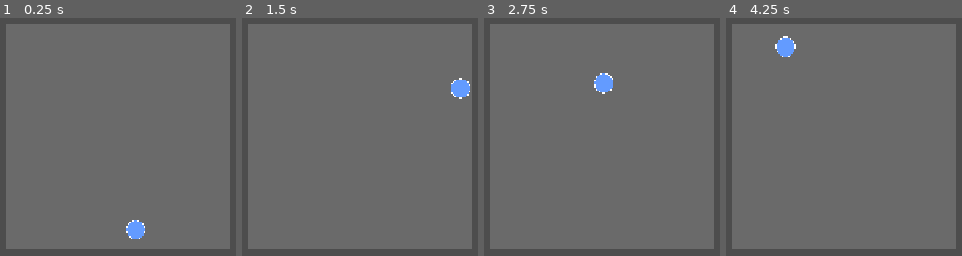
Above: before the commit, frames 1-4 (left to right).
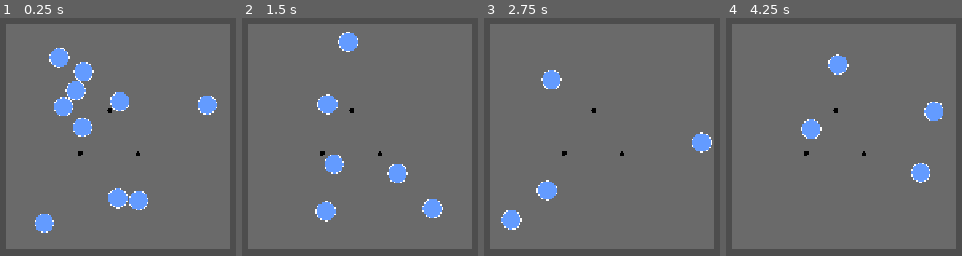
Above: after the commit, the same moments.

Repository: wespd/ball-fighter
Game: Godot game, scene res://main.tscn
Same seed, same stepped clock (60 frames per second), same inputs: the game is played once before the commit and once after it.
Inputs:
- Up to frame 1 (0.25 s): no input
- Up to frame 2 (1.5 s): no input
- Up to frame 3 (2.75 s): no input
- Up to frame 4 (4.25 s): no input

The runs differ from the first frame. In frame 1, 6.0% of the frame differs, in the area x 14-92%, y 12-93%; in frame 2, 3.9%; in frame 3, 2.8%; in frame 4, 2.9%.

Commit message:
ball interactions basics

Diff:
--- a/ball.gd
+++ b/ball.gd
@@ -1,10 +1,14 @@
 extends CharacterBody2D
 
-@export var speed : float
-@export var max_speed : float = 2000
+@export var speed : float = 300
+@export var max_speed : float = 1000
+@export var max_health : float = 4000
+var current_health : float
 var direction : Vector2 = Vector2(1,3)
 
 func _ready():
+	current_health = max_health
+	direction = Vector2.from_angle(randf_range(0,2 * PI))
 	velocity = direction.normalized() * speed
 
 func _process(delta):
@@ -16,6 +20,16 @@
 
 		direction = direction.bounce(normal).normalized()
 
-		speed *= 1.1
+		var collider = collision_info.get_collider()
+		if collider.has_method("on_collision"):
+			collider.on_collision(speed)
+		if collider.has_meta("bounce_multiplier"):
+			speed *= collider.get_meta("bounce_multiplier")
 		if speed > max_speed:
 			speed = max_speed
+
+func on_collision(damage : float):
+	print("%s took %s damage" %[name,damage])
+	current_health -= damage
+	if current_health <= 0:
+		queue_free()
--- a/edge.gd
+++ /dev/null
@@ -1,3 +0,0 @@
-extends StaticBody2D
-
-@export var surface_normal : Vector2
--- a/main.tscn
+++ b/main.tscn
@@ -1,7 +1,7 @@
 [gd_scene format=3 uid="uid://c7jshwyf5wvip"]
 
 [ext_resource type="PackedScene" uid="uid://d18bcpnidh32y" path="res://ball.tscn" id="1_0xm2m"]
-[ext_resource type="Script" uid="uid://bi61odd1nqhbc" path="res://edge.gd" id="1_ig7tw"]
+[ext_resource type="PackedScene" uid="uid://y4gf131udgjo" path="res://peg.tscn" id="3_h2yge"]
 
 [sub_resource type="WorldBoundaryShape2D" id="WorldBoundaryShape2D_0xm2m"]
 normal = Vector2(1, 0)
@@ -24,8 +24,39 @@
 
 [node name="Ball" parent="." unique_id=260139811 instance=ExtResource("1_0xm2m")]
 z_index = 5
-position = Vector2(-36, -13)
-speed = 300.0
+position = Vector2(69, -21)
+
+[node name="Ball3" parent="." unique_id=560484325 instance=ExtResource("1_0xm2m")]
+z_index = 5
+position = Vector2(-25, 85)
+
+[node name="Ball4" parent="." unique_id=1971782723 instance=ExtResource("1_0xm2m")]
+z_index = 5
+position = Vector2(60, 97)
+
+[node name="Ball5" parent="." unique_id=996144897 instance=ExtResource("1_0xm2m")]
+z_index = 5
+position = Vector2(-48, -74)
+
+[node name="Ball6" parent="." unique_id=1473763551 instance=ExtResource("1_0xm2m")]
+z_index = 5
+position = Vector2(78, -89)
+
+[node name="Ball7" parent="." unique_id=2011055482 instance=ExtResource("1_0xm2m")]
+z_index = 5
+position = Vector2(-61, -134)
+
+[node name="Ball8" parent="." unique_id=914833392 instance=ExtResource("1_0xm2m")]
+z_index = 5
+position = Vector2(-123, 63)
+
+[node name="Ball9" parent="." unique_id=982862354 instance=ExtResource("1_0xm2m")]
+z_index = 5
+position = Vector2(-4, 16)
+
+[node name="Ball10" parent="." unique_id=980739661 instance=ExtResource("1_0xm2m")]
+z_index = 5
+position = Vector2(18, -121)
 
 [node name="CanvasLayer" type="CanvasLayer" parent="." unique_id=188603996]
 layer = -10
@@ -56,22 +87,41 @@
 color = Color(0.41598046, 0.41598043, 0.4159804, 1)
 
 [node name="LeftEdge" type="StaticBody2D" parent="." unique_id=934983038]
-script = ExtResource("1_ig7tw")
+position = Vector2(4, 1)
+metadata/bounce_multiplier = 1.01
 
 [node name="CollisionShape2D" type="CollisionShape2D" parent="LeftEdge" unique_id=1972778416]
 shape = SubResource("WorldBoundaryShape2D_0xm2m")
 
 [node name="RightEdge" type="StaticBody2D" parent="." unique_id=1446361020]
+position = Vector2(4, 1)
+metadata/bounce_multiplier = 1.01
 
 [node name="CollisionShape2D" type="CollisionShape2D" parent="RightEdge" unique_id=1950896313]
 shape = SubResource("WorldBoundaryShape2D_h2yge")
 
 [node name="UpperEdge" type="StaticBody2D" parent="." unique_id=248334358]
+position = Vector2(4, 1)
+metadata/bounce_multiplier = 1.01
 
 [node name="CollisionShape2D" type="CollisionShape2D" parent="UpperEdge" unique_id=1433374134]
 shape = SubResource("WorldBoundaryShape2D_1bvp3")
 
 [node name="LowerEdge" type="StaticBody2D" parent="." unique_id=821329915]
+position = Vector2(4, 1)
+metadata/bounce_multiplier = 1.01
 
 [node name="CollisionShape2D" type="CollisionShape2D" parent="LowerEdge" unique_id=1213868640]
 shape = SubResource("WorldBoundaryShape2D_7dm0k")
+
+[node name="Ball2" parent="." unique_id=1279368000 instance=ExtResource("1_0xm2m")]
+position = Vector2(-101, -40)
+
+[node name="Peg" parent="." unique_id=322305095 instance=ExtResource("3_h2yge")]
+position = Vector2(-61, 26)
+
+[node name="Peg2" parent="." unique_id=582570703 instance=ExtResource("3_h2yge")]
+position = Vector2(-13, -42)
+
+[node name="Peg3" parent="." unique_id=1190681776 instance=ExtResource("3_h2yge")]
+position = Vector2(33, 28)
--- /dev/null
+++ b/peg.tscn
@@ -0,0 +1,17 @@
+[gd_scene format=3 uid="uid://y4gf131udgjo"]
+
+[ext_resource type="Texture2D" uid="uid://cd8wa6sq4808p" path="res://basic_ball.png" id="1_y34qd"]
+
+[sub_resource type="CircleShape2D" id="CircleShape2D_1pwoe"]
+radius = 4.0
+
+[node name="Peg" type="StaticBody2D" unique_id=322305095 groups=["bouncer"]]
+metadata/bounce_multiplier = 1.2
+
+[node name="Sprite2D" type="Sprite2D" parent="." unique_id=73081053]
+modulate = Color(0, 0, 0, 1)
+scale = Vector2(0.25, 0.25)
+texture = ExtResource("1_y34qd")
+
+[node name="CollisionShape2D" type="CollisionShape2D" parent="." unique_id=1875391019]
+shape = SubResource("CircleShape2D_1pwoe")
--- a/project.godot
+++ b/project.godot
@@ -22,6 +22,10 @@
 window/size/resizable=false
 window/stretch/mode="canvas_items"
 
+[global_group]
+
+bouncer=""
+
 [physics]
 
 3d/physics_engine="Jolt Physics"
Not shown, removed: edge.gd.uid
